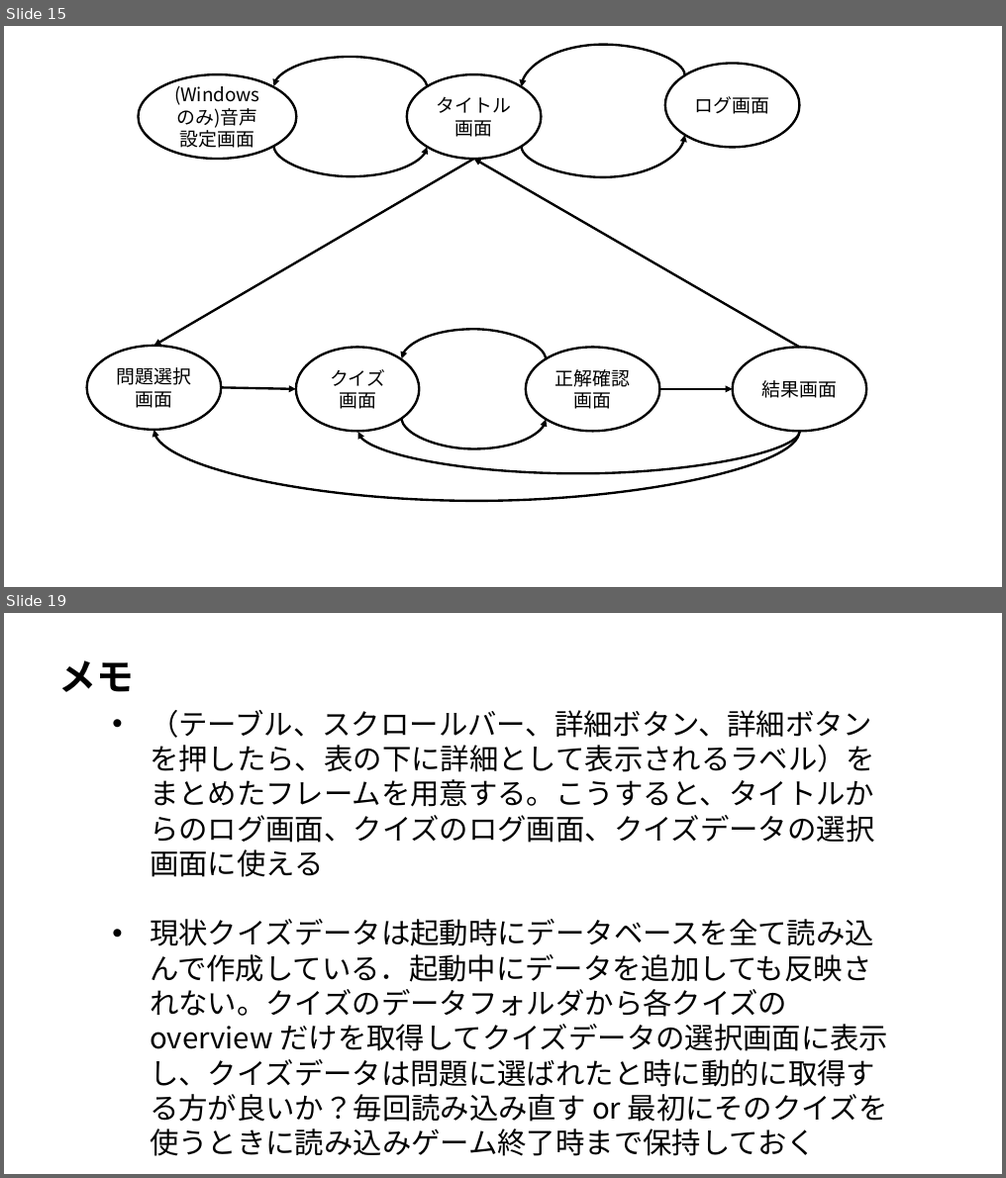
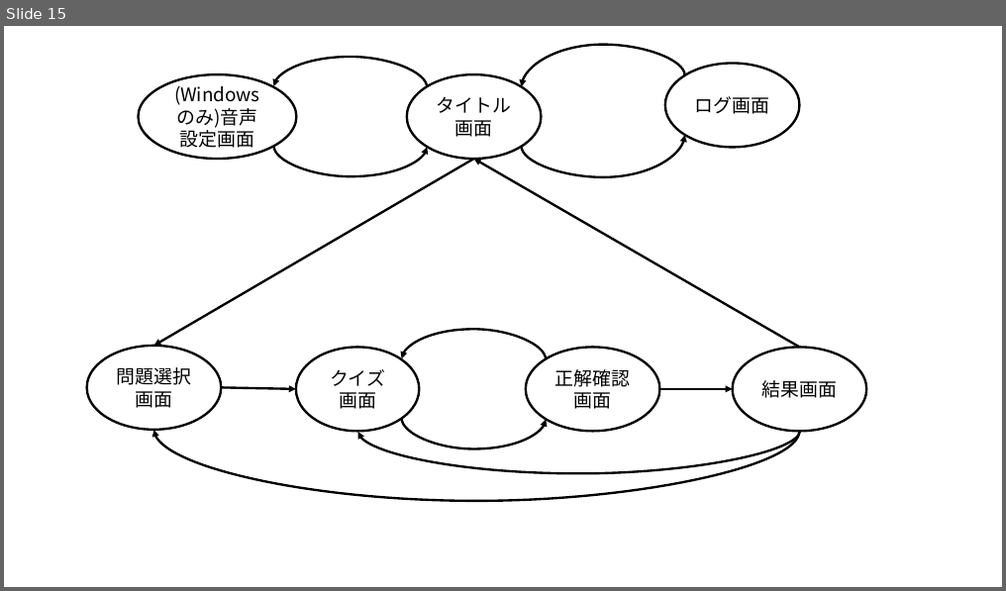
Before and after one commit to tanakai0/stdlib_py_typist, a slide deck: design.pptx. Shown one above the other, each under a label of ours: slides 15 and 19 before the commit, slide 15 after it; the slides between them are not shown. The pictures are 1006x1178 and 1006x591 pixels, drawn with LibreOffice and Linux fonts; fonts in the diff are those of the drawing. Boxes give left, top, right and bottom in pixels: in the first picture for what was removed or moved away, otherwise in the second. Text is boxed around its words. In the diff, an @@ line names an element or a change of style, - is before the commit and + after.

```diff
--- a/design.pptx
+++ b/design.pptx
@@ slide 19 removed at [4,613,1002,1174], background #FFFFFF @@
@@ text removed at [59,661,135,692] @@
-メモ
@@ text removed at [150,710,888,1157] @@
-• （テーブル、スクロールバー、詳細ボタン、詳細ボタンを押したら、表の下に詳細として表示されるラベル）をまとめたフレームを用意する。こうすると、タイトルからのログ画面、クイズのログ画面、クイズデータの選択画面に使える
-• 現状クイズデータは起動時にデータベースを全て読み込んで作成している．起動中にデータを追加しても反映されない。クイズのデータフォルダから各クイズの overview だけを取得してクイズデータの選択画面に表示し、クイズデータは問題に選ばれたと時に動的に取得する方が良いか？毎回読み込み直す or 最初にそのクイズを使うときに読み込みゲーム終了時まで保持しておく
```
Also in this commit, not shown: 3 other slides removed, 2 other files.
